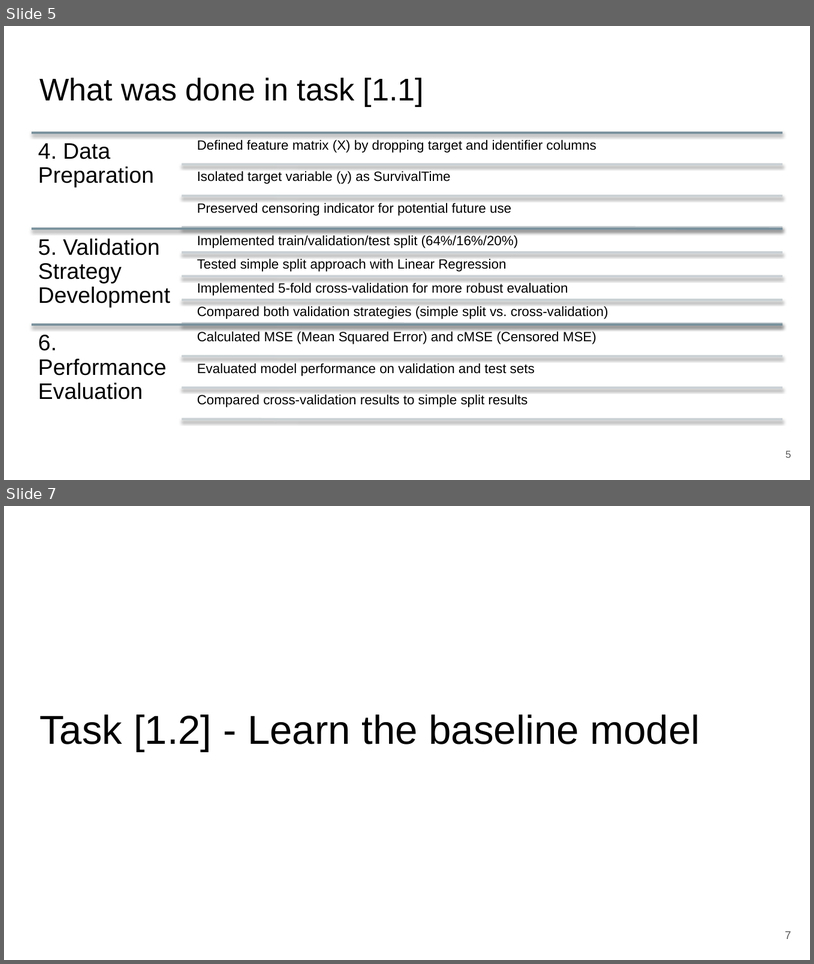
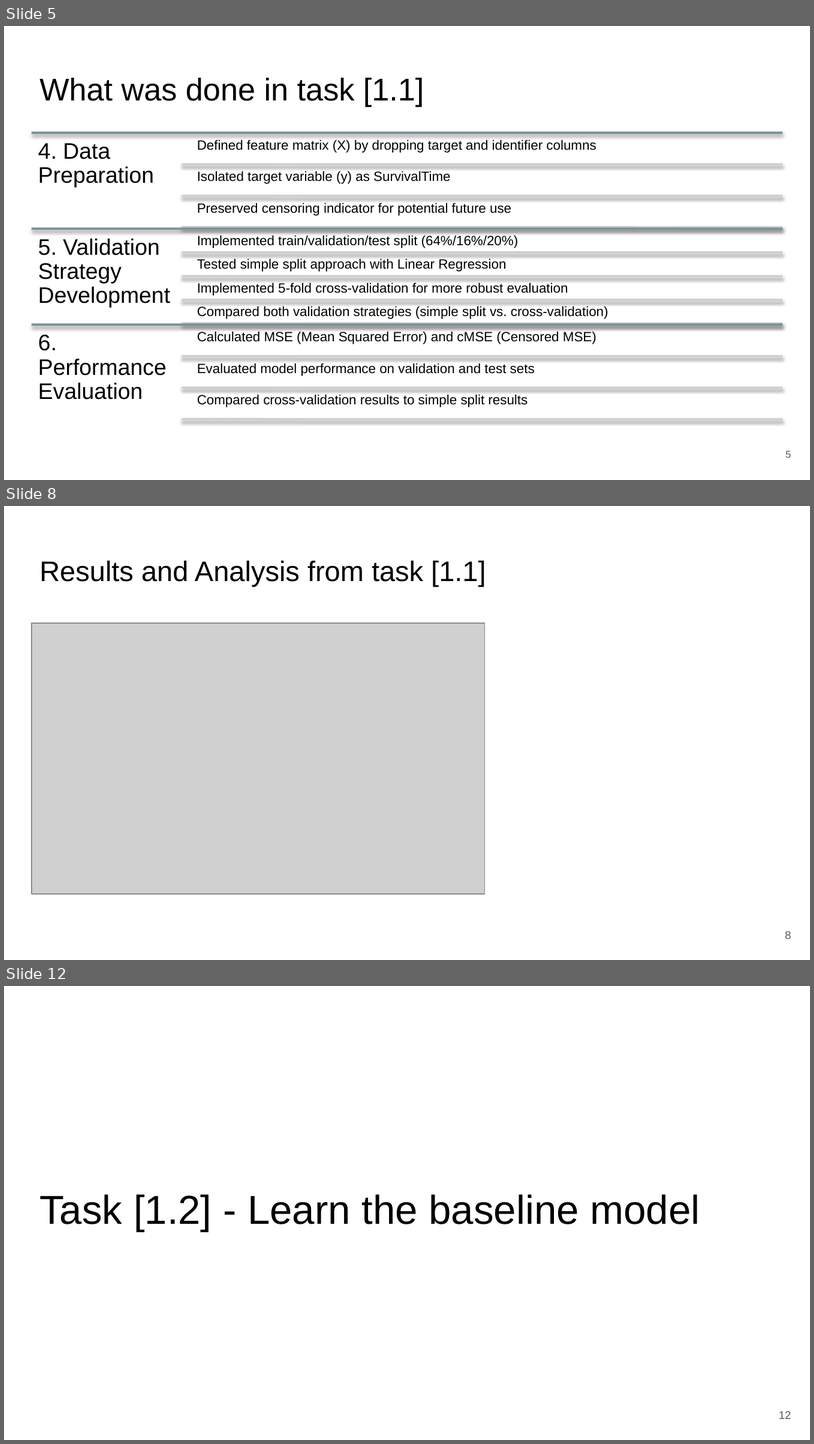
Before and after one commit to zepedrocosta/AA-Projeto2, a slide deck: Slides.pptx. Shown one above the other, each under a label of ours: slides 5 and 7 before the commit, slides 5, 8 and 12 after it; the slides between them are not shown. The pictures are 814x964 and 814x1444 pixels, drawn with LibreOffice and Linux fonts; fonts in the diff are those of the drawing; grey boxes stand for pictures. Boxes give left, top, right and bottom in pixels: in the first picture for what was removed or moved away, otherwise in the second. Text is boxed around its words. In the diff, an @@ line names an element or a change of style, - is before the commit and + after.

```diff
--- a/Slides.pptx
+++ b/Slides.pptx
@@ slide 8 added at [4,506,810,960], background #FFFFFF @@
@@ title added at [39,561,486,586], 25.2 pt, text #000000 @@
+Results and Analysis from task [1.1]
@@ picture added at [32,623,485,894] @@
@@ page number added at [785,931,791,939], 10 pt, text #595959 @@
+8
@@ what was slide 7 is now slide 12 @@
@@ page number at [779,1411,792,1419]: text changed @@
-7
+12
```
Also in this commit, not shown: 4 slides changed, 7 other slides added.
